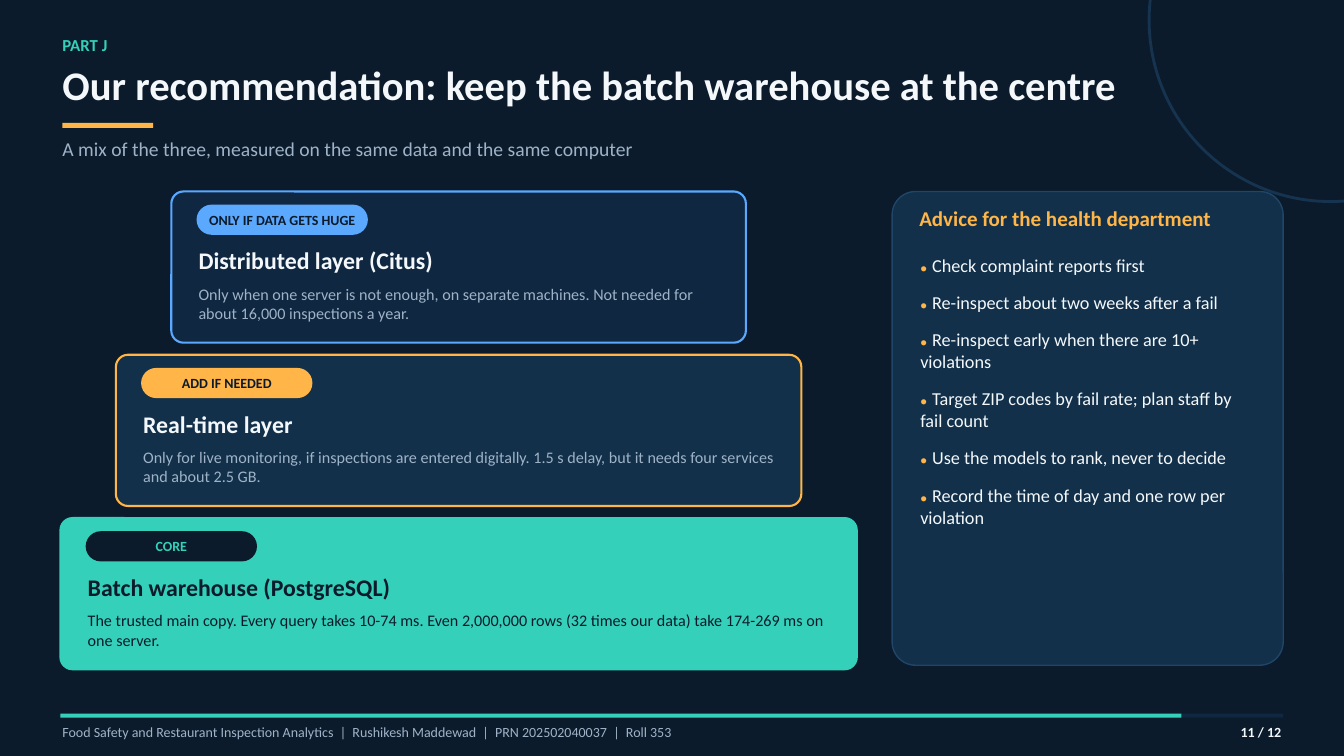
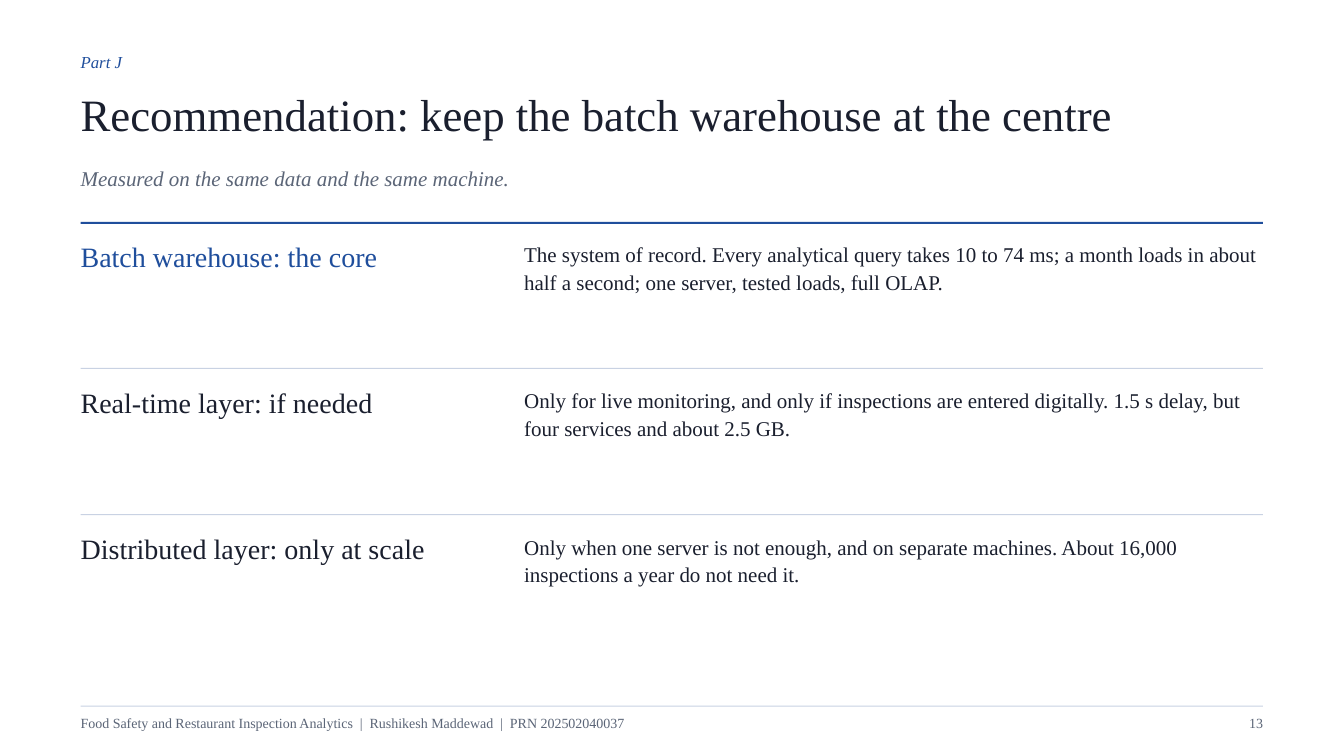
Before and after one commit to r11shi/eda, a slide deck: slide 13 of docs/Presentation.pptx (slide 11 before the commit). Drawn at 1344x756 pixels with LibreOffice and Linux fonts; fonts in the diff are those of the drawing. Boxes give left, top, right and bottom in pixels: in the first picture for what was removed or moved away, otherwise in the second. Text is boxed around its words. In the diff, an @@ line names an element or a change of style, - is before the commit and + after.

```diff
--- a/docs/Presentation.pptx
+++ b/docs/Presentation.pptx
@@ background #0B1B2B to #FFFFFF @@
@@ ellipse removed at (1149, 0, 1344, 202) @@
@@ text at (81, 57, 122, 68): text changed; font Calibri to Times New Roman; text colour #35D0BA to #1F4E9C; bold off; italic on @@
-PART J
+Part J
@@ text at (81, 100, 1111, 141): text changed; size 29 to 32 pt; font Calibri to Times New Roman; text colour #F4F8FB to #1A1F2E; bold off @@
-Our recommendation: keep the batch warehouse at the centre
+Recommendation: keep the batch warehouse at the centre
@@ rectangle removed at (63, 123, 153, 128) @@
@@ text at (81, 171, 509, 186): text changed; size 14 to 15 pt; font Calibri to Times New Roman; text colour #9FB3C8 to #5B6577; italic on @@
-A mix of the three, measured on the same data and the same computer
+Measured on the same data and the same machine.
@@ rounded rectangle removed at (171, 192, 746, 343) @@
@@ rounded rectangle removed at (197, 205, 368, 235) @@
-ONLY IF DATA GETS HUGE
@@ rounded rectangle removed at (892, 192, 1284, 665) @@
@@ rectangle added at (81, 222, 1263, 224), fill #1F4E9C @@
@@ text removed at (919, 211, 1211, 230) @@
-Advice for the health department
@@ text added at (81, 247, 377, 268), 20 pt, text #1F4E9C @@
+Batch warehouse: the core
@@ text removed at (199, 251, 433, 273) @@
-Distributed layer (Citus)
@@ text added at (524, 247, 1256, 293), 15 pt, text #1A1F2E @@
+The system of record. Every analytical query takes 10 to 74 ms; a month loads in about half a second; one server, tested loads, full OLAP.
@@ text removed at (920, 259, 1232, 524) @@
-● Check complaint reports first
-● Re-inspect about two weeks after a fail
-● Re-inspect early when there are 10+ violations
-● Target ZIP codes by fail rate; plan staff by fail count
-● Use the models to rank, never to decide
-● Record the time of day and one row per violation
@@ rounded rectangle removed at (116, 355, 802, 506) @@
@@ rectangle added at (81, 368, 1263, 369), fill #C9D2E3 @@
@@ rounded rectangle removed at (141, 368, 313, 398) @@
-ADD IF NEEDED
@@ text at (81, 393, 372, 419): text changed; size 17 to 20 pt; font Calibri to Times New Roman; text colour #F4F8FB to #1A1F2E; bold off @@
-Real-time layer
+Real-time layer: if needed
@@ text at (524, 393, 1240, 437): text changed; size 11.5 to 15 pt; font Calibri to Times New Roman; text colour #9FB3C8 to #1A1F2E @@
-Only for live monitoring, if inspections are entered digitally. 1.5 s delay, but it needs four services and about 2.5 GB.
+Only for live monitoring, and only if inspections are entered digitally. 1.5 s delay, but four services and about 2.5 GB.
@@ rounded rectangle removed at (60, 518, 857, 669) @@
@@ rectangle added at (81, 514, 1263, 515), fill #C9D2E3 @@
@@ text added at (81, 539, 424, 565), 20 pt, text #1A1F2E @@
+Distributed layer: only at scale
@@ rounded rectangle removed at (86, 531, 257, 562) @@
-CORE
@@ text at (524, 540, 1177, 587): text changed; size 11.5 to 15 pt; font Calibri to Times New Roman; text colour #9FB3C8 to #1A1F2E @@
-Only when one server is not enough, on separate machines. Not needed for about 16,000 inspections a year.
+Only when one server is not enough, and on separate machines. About 16,000 inspections a year do not need it.
@@ text removed at (88, 578, 390, 600) @@
-Batch warehouse (PostgreSQL)
@@ text removed at (88, 614, 823, 646) @@
-The trusted main copy. Every query takes 10-74 ms. Even 2,000,000 rows (32 times our data) take 174-269 ms on one server.
@@ rectangle removed at (60, 714, 1182, 718) @@
@@ text at (81, 718, 625, 731): text changed; font Calibri to Times New Roman; text colour #9FB3C8 to #5B6577 @@
-Food Safety and Restaurant Inspection Analytics | Rushikesh Maddewad | PRN 202502040037 | Roll 353
+Food Safety and Restaurant Inspection Analytics | Rushikesh Maddewad | PRN 202502040037
@@ rectangle: place and size @@
-rectangle at (60, 714, 1284, 718)
+rectangle at (81, 706, 1263, 707)
@@ rectangle at (81, 706, 1263, 707): fill #0F2740 to #C9D2E3 @@
@@ text added at (1249, 719, 1263, 728), 10 pt, text #5B6577 @@
+13
@@ text removed at (1241, 728, 1281, 737) @@
-11 / 12
```
Also in this commit, not shown: 2 other slides changed, 11 slides added, 9 slides removed, 28 other files.
